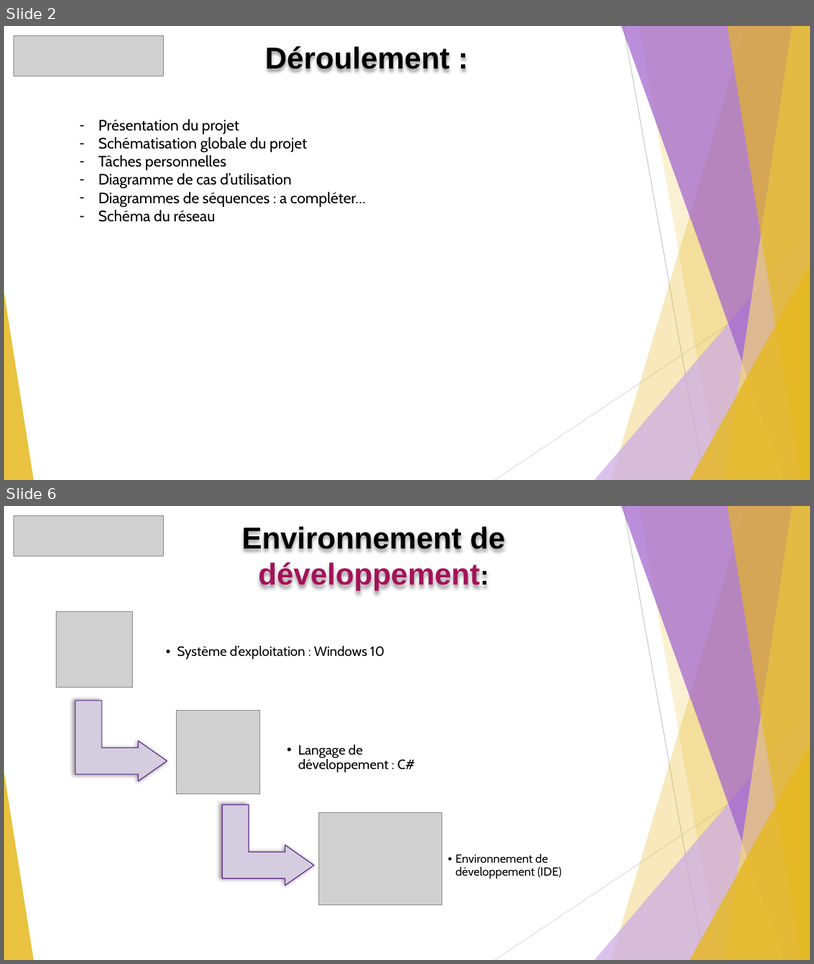
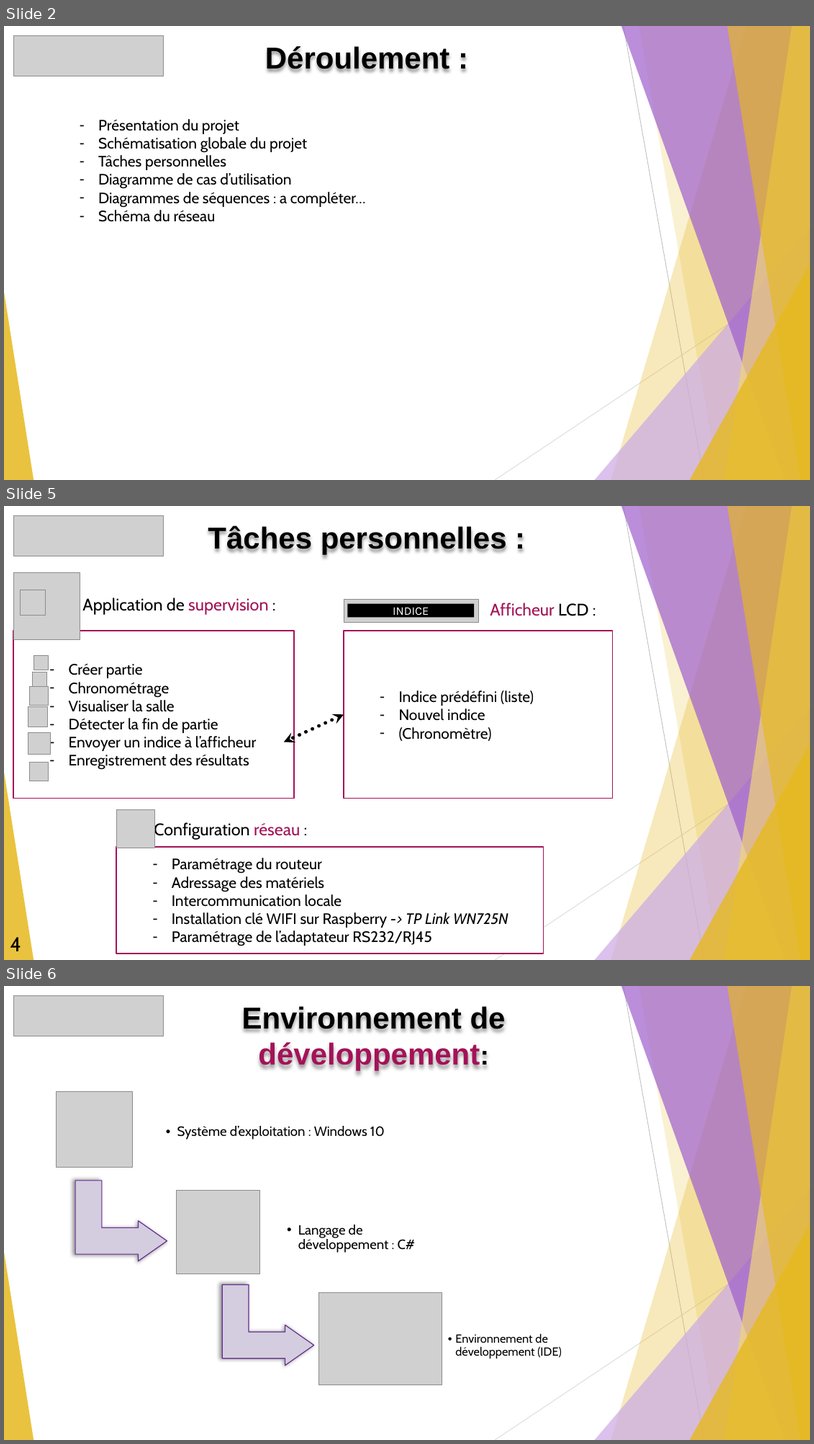
Before and after one commit to GuiguiMvn/Systeme-Escape-Game-Telethon, a slide deck: Nathan/Compte-rendus/REVUE-R2-GUIGAND-SFL6.pptx. Shown one above the other, each under a label of ours: slides 2 and 6 before the commit, slides 2, 5 and 6 after it; the slides between them are not shown. The pictures are 814x964 and 814x1444 pixels, drawn with LibreOffice and Linux fonts; fonts in the diff are those of the drawing; grey boxes stand for pictures. Boxes give left, top, right and bottom in pixels: in the first picture for what was removed or moved away, otherwise in the second. Text is boxed around its words. In the diff, an @@ line names an element or a change of style, - is before the commit and + after.

```diff
--- a/Nathan/Compte-rendus/REVUE-R2-GUIGAND-SFL6.pptx
+++ b/Nathan/Compte-rendus/REVUE-R2-GUIGAND-SFL6.pptx
@@ slide 5 added at bbox=[4, 506, 810, 960], background #FFFFFF; not listed: 10 template elements that a slide beside it also shows @@
@@ picture added at bbox=[13, 515, 164, 556] @@
@@ text added at bbox=[208, 525, 507, 554], 36 pt, text #000000, bold @@
+Tâches personnelles :
@@ picture added at bbox=[13, 573, 80, 640] @@
@@ picture added at bbox=[21, 590, 46, 615] @@
@@ text added at bbox=[82, 597, 268, 614], 20 pt, text #000000 @@
+Application de supervision :
@@ picture added at bbox=[344, 599, 479, 622] @@
@@ rectangle added at bbox=[347, 603, 474, 617], fill #000000, 14 pt, text #FFFFFF @@
+INDICE
@@ text added at bbox=[490, 602, 589, 616], 20 pt, text #A31257 @@
+Afficheur LCD :
@@ rectangle added at bbox=[13, 631, 294, 798], fill #FFFFFF, outline #A31257 1.5 pt, 18 pt, text #000000 @@
+  – Créer partie
+  – Chronométrage
+  – Visualiser la salle
+  – Détecter la fin de partie
+  – Envoyer un indice à l’afficheur
+  – Enregistrement des résultats
@@ rectangle added at bbox=[344, 631, 613, 798], fill #FFFFFF, outline #A31257 1.5 pt, 18 pt, text #000000 @@
+  – Indice prédéfini (liste)
+  – Nouvel indice
+  – (Chronomètre)
@@ picture added at bbox=[34, 656, 49, 670] @@
@@ picture added at bbox=[32, 672, 47, 687] @@
@@ picture added at bbox=[29, 687, 48, 705] @@
@@ picture added at bbox=[28, 707, 48, 727] @@
@@ double arrow added from (284, 742) to (344, 714), #000000 4.25 pt dashed @@
@@ picture added at bbox=[28, 732, 51, 754] @@
@@ picture added at bbox=[30, 762, 49, 780] @@
@@ picture added at bbox=[116, 810, 154, 848] @@
@@ text added at bbox=[154, 821, 300, 839], 20 pt, text #000000 @@
+Configuration réseau :
@@ rectangle added at bbox=[116, 847, 543, 953], fill #FFFFFF, outline #A31257 1.5 pt, 18 pt, text #000000 @@
+  – Paramétrage du routeur
+  – Adressage des matériels
+  – Intercommunication locale
+  – Installation clé WIFI sur Raspberry -> TP Link WN725N
+  – Paramétrage de l’adaptateur RS232/RJ45
@@ text added at bbox=[10, 937, 21, 951], 24 pt, text #000000 @@
+4
```
Also in this commit, not shown: 1 slide changed, 1 other slide added, 2 slides removed, 11 other files.
